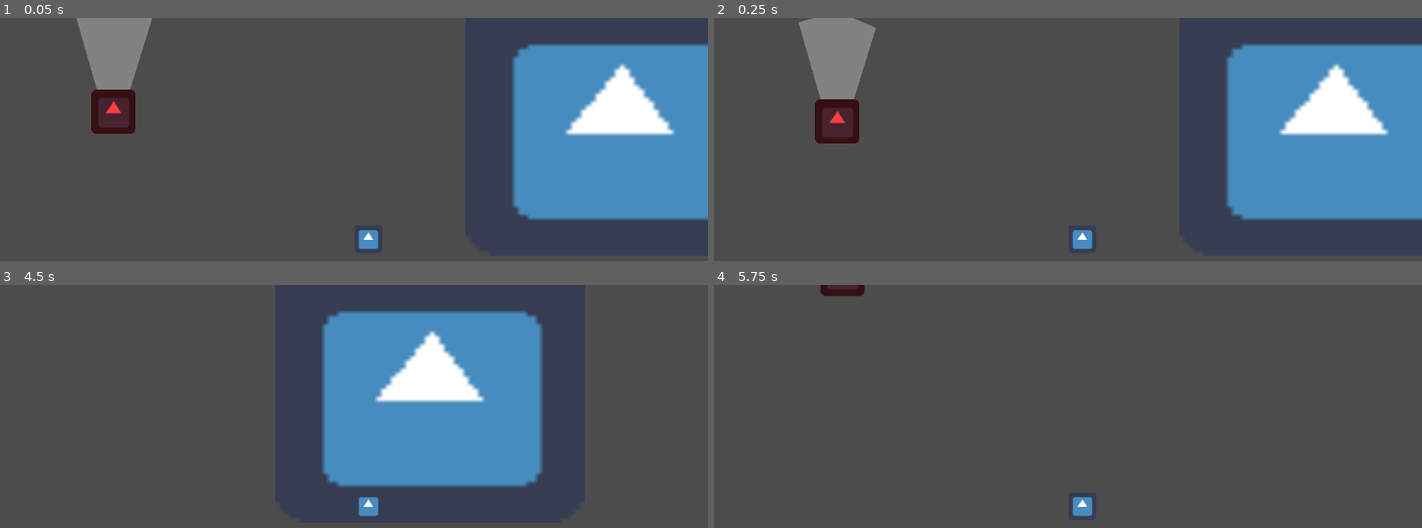
Above: before the commit, frames 1-4 (two rows, left to right).
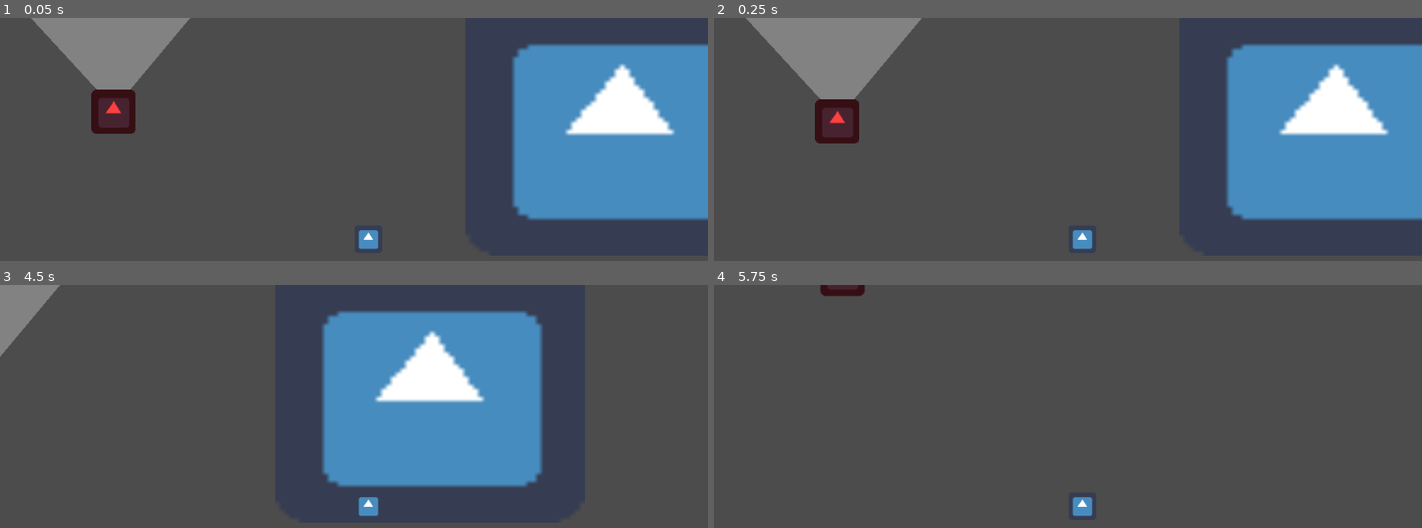
Above: after the commit, the same moments.

Repository: gabby-delforge/LD49Warmup
Game: Godot game, scene res://Main.tscn
Two runs of this game, one before a commit and one after it. Both use one fixed random seed, a clock stepped at 60 frames per second and the inputs below. The engine's default icon, where the game draws it, is replaced by a stand-in: a white triangle on a blue panel in a dark square.
Inputs:
- Up to frame 1 (0.05 s): no input
- Up to frame 2 (0.25 s): no input
- Up to frame 3 (4.5 s): hold Right (move_right) 0.53-1.28 s; hold Down (move_down) 1.28-2.03 s; hold Right (move_right) 2.03-2.78 s; tap Enter at 2.75 s; hold W (move_up) 2.78-3.53 s; hold A (move_left) from 3.53 s (still down)
- Up to frame 4 (5.75 s): release A (move_left) at 5.03 s; hold Down (move_down) from 5.03 s (still down)

The runs differ from the first frame. In frame 1, 1.7% of the frame differs, in the area x 4-27%, y 0-30%; in frame 2, 2.3%, in the area x 4-30%, y 0-34%; in frame 3, 1.3%; in frame 4, nothing differs.

Commit message:
Charging enemies

Diff:
--- a/NPC.gd
+++ b/NPC.gd
@@ -3,6 +3,7 @@
 onready var player: Player = $"../Player"
 var patrols: Array = []
 var current_patrol_index = 0
+var can_see_player = false
 
 func _ready():
   for node in get_children():
@@ -12,12 +13,25 @@
       patrols.append(node.global_position)
 
 func _physics_process(delta):
-  var current_patrol = patrols[current_patrol_index]
+  var current_target: Vector2
 
-  if position.distance_to(current_patrol) < 10:
-    current_patrol_index = (current_patrol_index + 1) % len(patrols)
-    current_patrol = patrols[current_patrol_index]
+  if can_see_player:
+    current_target = player.position
+  else:
+    current_target = patrols[current_patrol_index]
 
-  var movement_vec = (current_patrol - position).normalized() * 100
+    if position.distance_to(current_target) < 10:
+      current_patrol_index = (current_patrol_index + 1) % len(patrols)
+      current_target = patrols[current_patrol_index]
+
+  var movement_vec = (current_target - position).normalized() * (200 if can_see_player else 100)
 
   move_and_slide(movement_vec)
+
+func _on_Area_body_entered(body):
+  if body == player:
+    can_see_player = true
+
+func _on_Area_body_exited(body):
+  if body == player:
+    can_see_player = false
--- a/NPC.tscn
+++ b/NPC.tscn
@@ -22,4 +22,12 @@
 [node name="Polygon2D" type="Polygon2D" parent="."]
 position = Vector2( 64, -32 )
 color = Color( 1, 1, 1, 0.301961 )
-polygon = PoolVector2Array( -8, 32, 24, -72, -32, -96, -88, -80, -56, 32 )
+polygon = PoolVector2Array( -8, 32, 152, -160, -232, -160, -56, 32 )
+
+[node name="Area" type="Area2D" parent="Polygon2D"]
+
+[node name="CollisionPolygon2D" type="CollisionPolygon2D" parent="Polygon2D/Area"]
+polygon = PoolVector2Array( -48, 32, -8, 32, 160, -160, -32, -152, -224, -152, -56, 32 )
+
+[connection signal="body_entered" from="Polygon2D/Area" to="." method="_on_Area_body_entered"]
+[connection signal="body_exited" from="Polygon2D/Area" to="." method="_on_Area_body_exited"]
